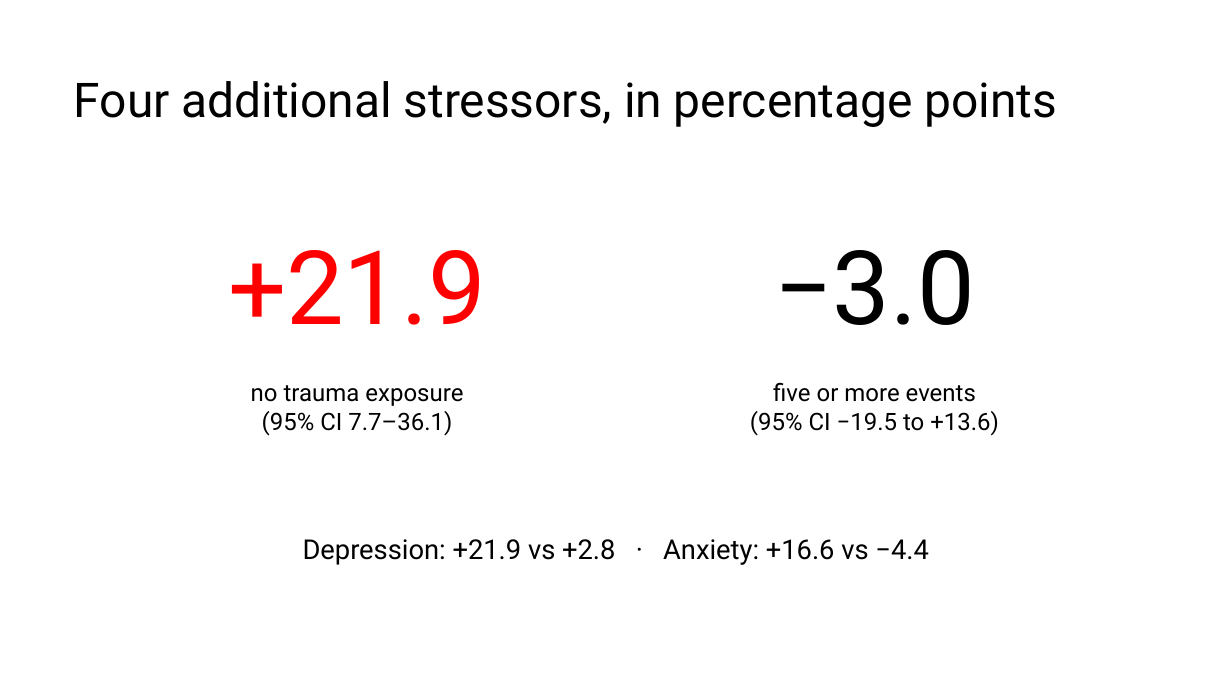
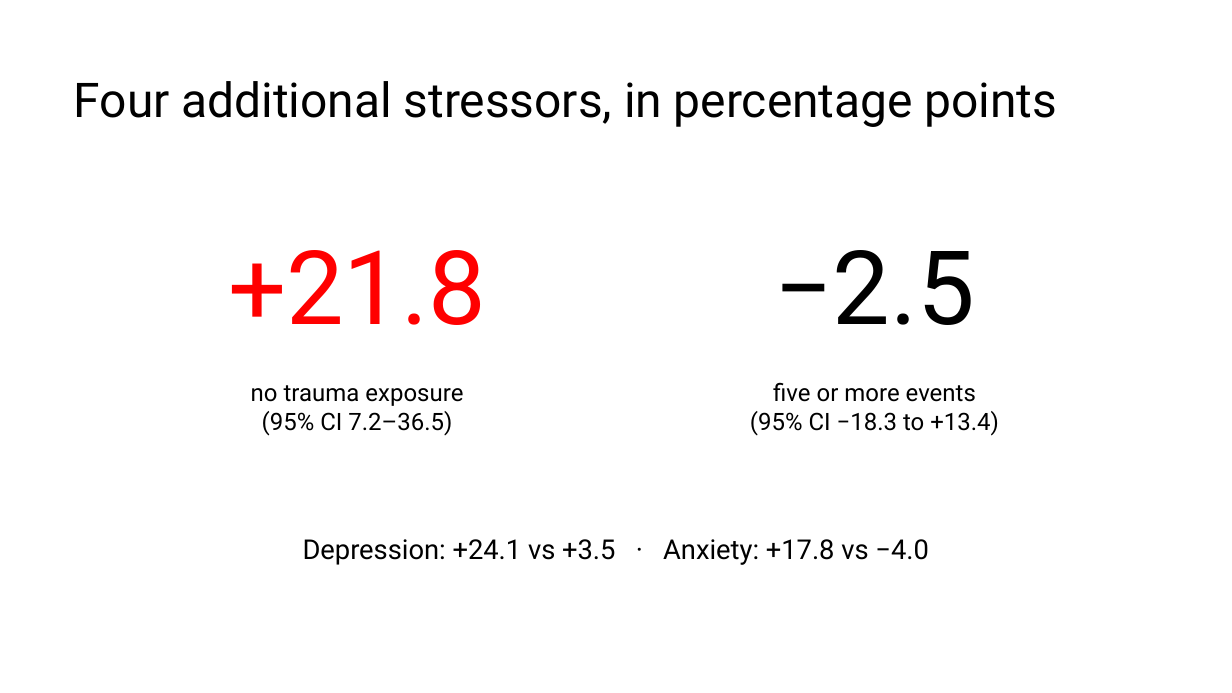
Before and after one commit to MrMoh19/speechify-personal, a slide deck: slide 11 of projects/marvin-stress-trauma/istss_trauma_saturation.pptx. Drawn at 1232x693 pixels with LibreOffice and Linux fonts; fonts in the diff are those of the drawing. Boxes give left, top, right and bottom in pixels: in the first picture for what was removed or moved away, otherwise in the second. Text is boxed around its words. In the diff, an @@ line names an element or a change of style, - is before the commit and + after.

```diff
--- a/projects/marvin-stress-trauma/istss_trauma_saturation.pptx
+++ b/projects/marvin-stress-trauma/istss_trauma_saturation.pptx
@@ text at box(228, 250, 486, 325): text changed @@
-+21.9
++21.8
@@ text at box(774, 250, 975, 325): text changed @@
-−3.0
+−2.5
@@ text at box(262, 411, 452, 436): text changed @@
-(95% CI 7.7–36.1)
+(95% CI 7.2–36.5)
@@ text at box(750, 411, 999, 436): text changed @@
-(95% CI −19.5 to +13.6)
+(95% CI −18.3 to +13.4)
@@ text at box(303, 539, 928, 565): text changed @@
-Depression: +21.9 vs +2.8 · Anxiety: +16.6 vs −4.4
+Depression: +24.1 vs +3.5 · Anxiety: +17.8 vs −4.0
```
Also in this commit, not shown: 3 other slides changed, 2 other files.
